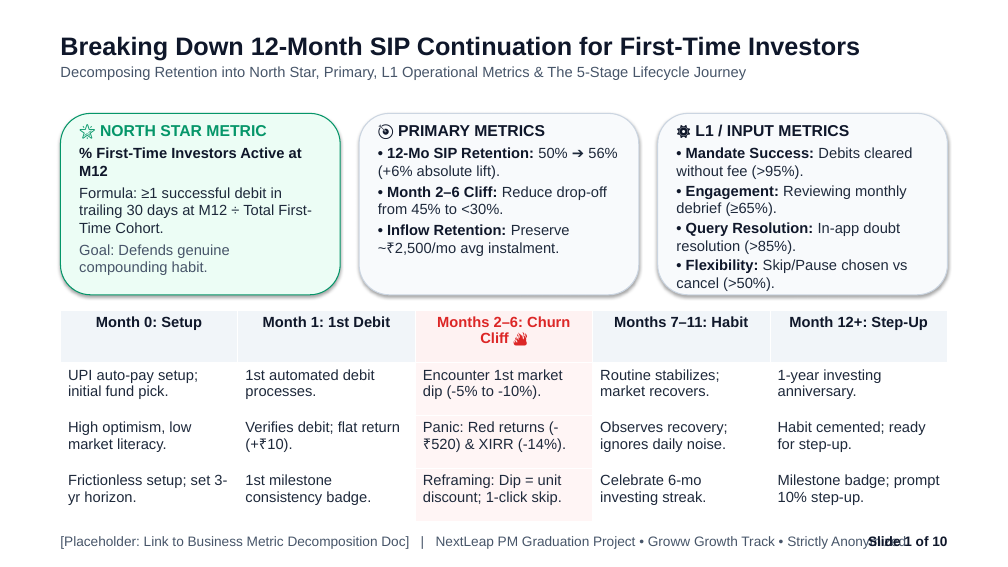
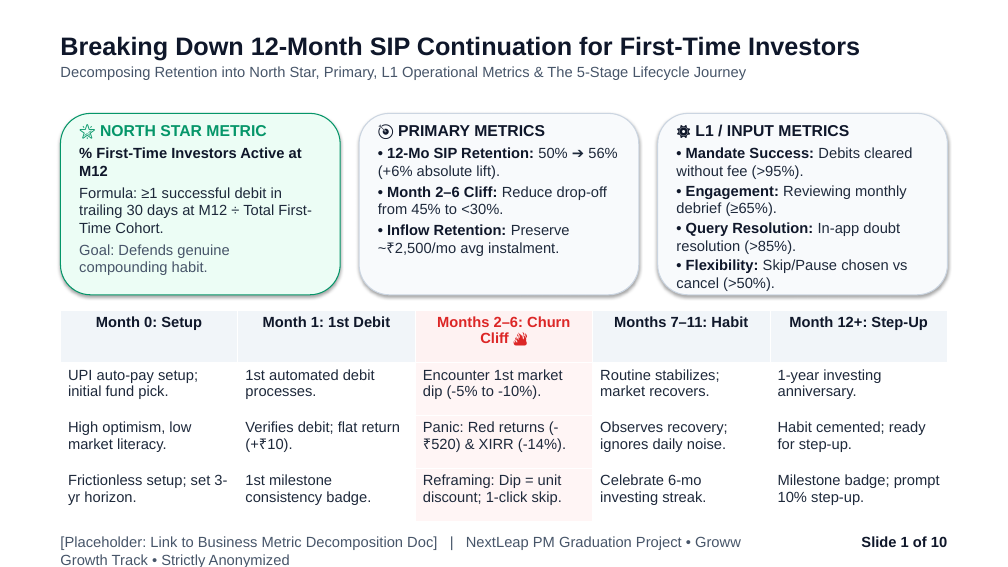
Before and after one commit to emilgeorgefranc95/NL_Grad_Proj_MVP_1, a slide deck: slide 1 of NL_Groww.pptx. Drawn at 1008x567 pixels with LibreOffice and Linux fonts; fonts in the diff are those of the drawing. Boxes give left, top, right and bottom in pixels: in the first picture for what was removed or moved away, otherwise in the second. Text is boxed around its words. In the diff, an @@ line names an element or a change of style, - is before the commit and + after.

Commit message:
Bump footer to 14pt ensuring 100% of presentation text is strictly >= 14pt

```diff
--- a/NL_Groww.pptx
+++ b/NL_Groww.pptx
@@ text "[Placeholder: Link to Business Metric ..." at box(60, 536, 741, 567): size 13 to 14 pt @@
@@ text "Slide 1 of 10" at box(861, 536, 947, 547): size 13 to 14 pt @@
```
Also in this commit, not shown: 8 other slides changed, 1 other file.
